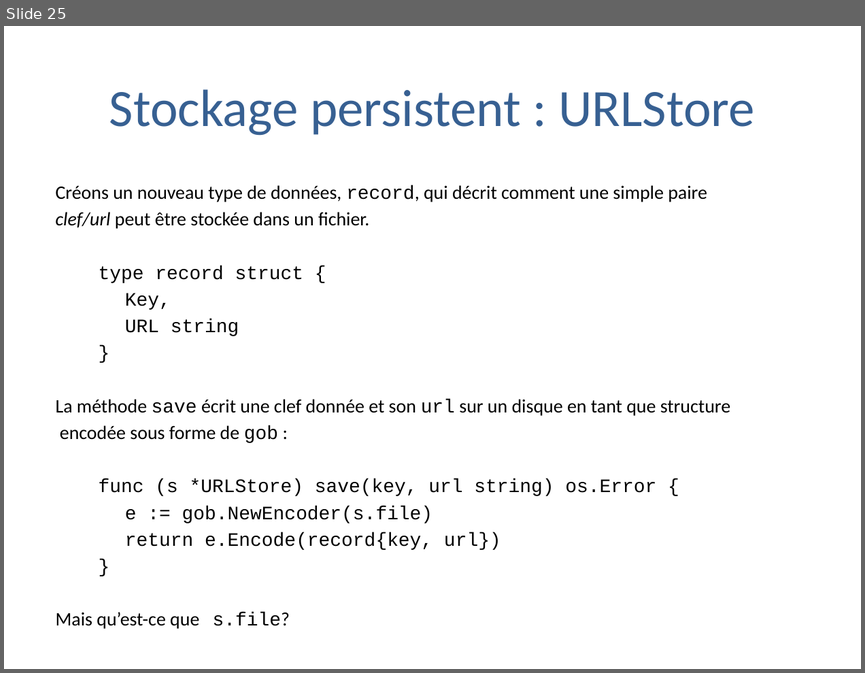
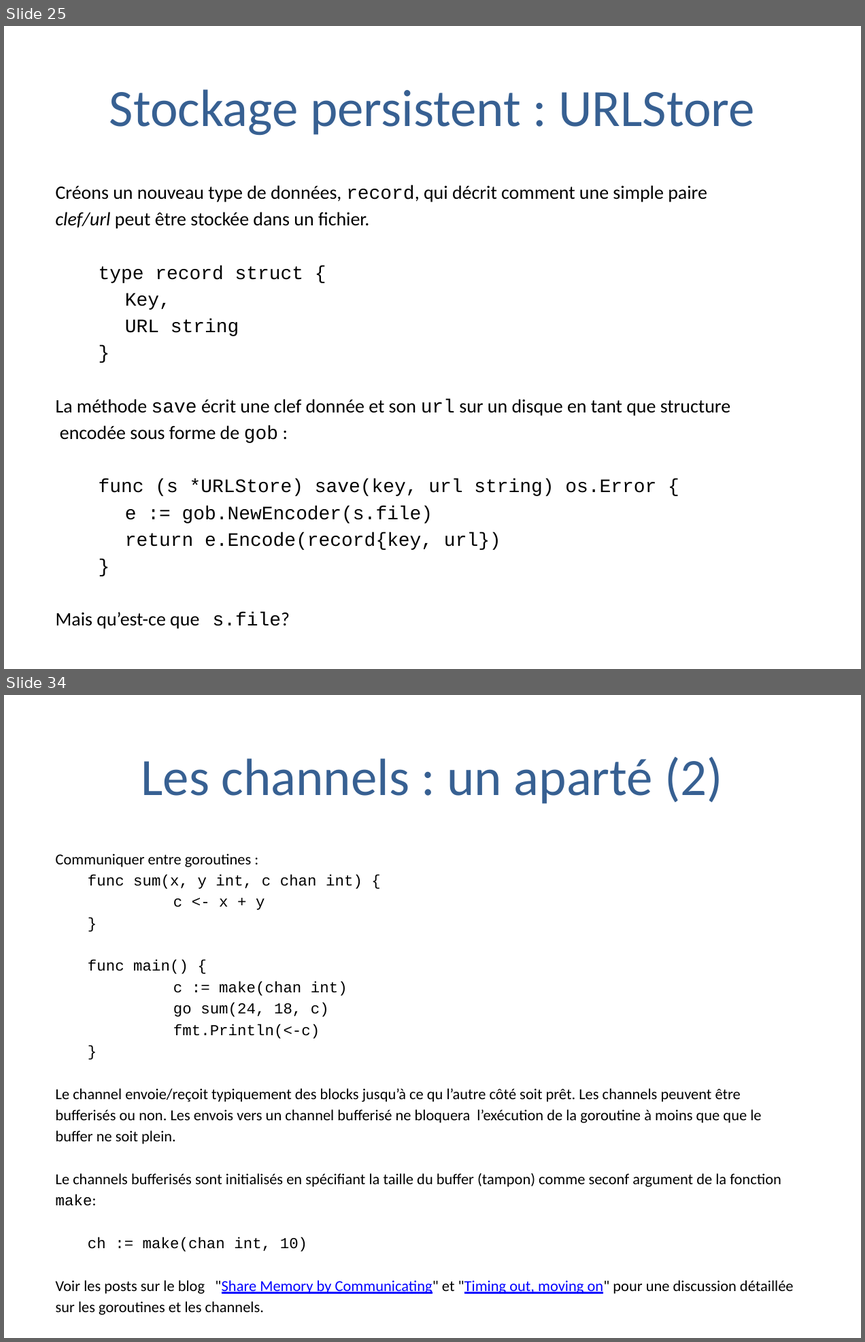
Before and after one commit to trash-anger/golang-france, a slide deck: Go-documentation/cours-general/Pratique de la programmation en go.pptx. Shown one above the other, each under a label of ours: slide 25 before the commit, slides 25 and 34 after it; the slides between them are not shown. The pictures are 865x673 and 865x1342 pixels, drawn with LibreOffice and Linux fonts; fonts in the diff are those of the drawing; background and template pictures are left out. Boxes give left, top, right and bottom in pixels: in the first picture for what was removed or moved away, otherwise in the second. Text is boxed around its words. In the diff, an @@ line names an element or a change of style, - is before the commit and + after.

```diff
--- a/Go-documentation/cours-general/Pratique de la programmation en go.pptx
+++ b/Go-documentation/cours-general/Pratique de la programmation en go.pptx
@@ slide 34 added at (4, 695, 861, 1338), background #FFFFFF @@
@@ title added at (141, 757, 723, 804), 44 pt, text #376092 @@
+Les channels : un aparté (2)
@@ text added at (56, 853, 793, 1314), 12.8 pt, text #000000 @@
+Communiquer entre goroutines :
+func sum(x, y int, c chan int) {
+c <- x + y
+}
+func main() {
+c := make(chan int)
+go sum(24, 18, c)
+fmt.Println(<-c)
+}
+Le channel envoie/reçoit typiquement des blocks jusqu’à ce qu l’autre côté soit prêt. Les channels peuvent être
+bufferisés ou non. Les envois vers un channel bufferisé ne bloquera l’exécution de la goroutine à moins que que le
+buffer ne soit plein.
+Le channels bufferisés sont initialisés en spécifiant la taille du buffer (tampon) comme seconf argument de la fonction
+make:
+ch := make(chan int, 10)
+Voir les posts sur le blog "Share Memory by Communicating" et "Timing out, moving on" pour une discussion détaillée
+sur les goroutines et les channels.
```
Also in this commit, not shown: 12 other slides added.
